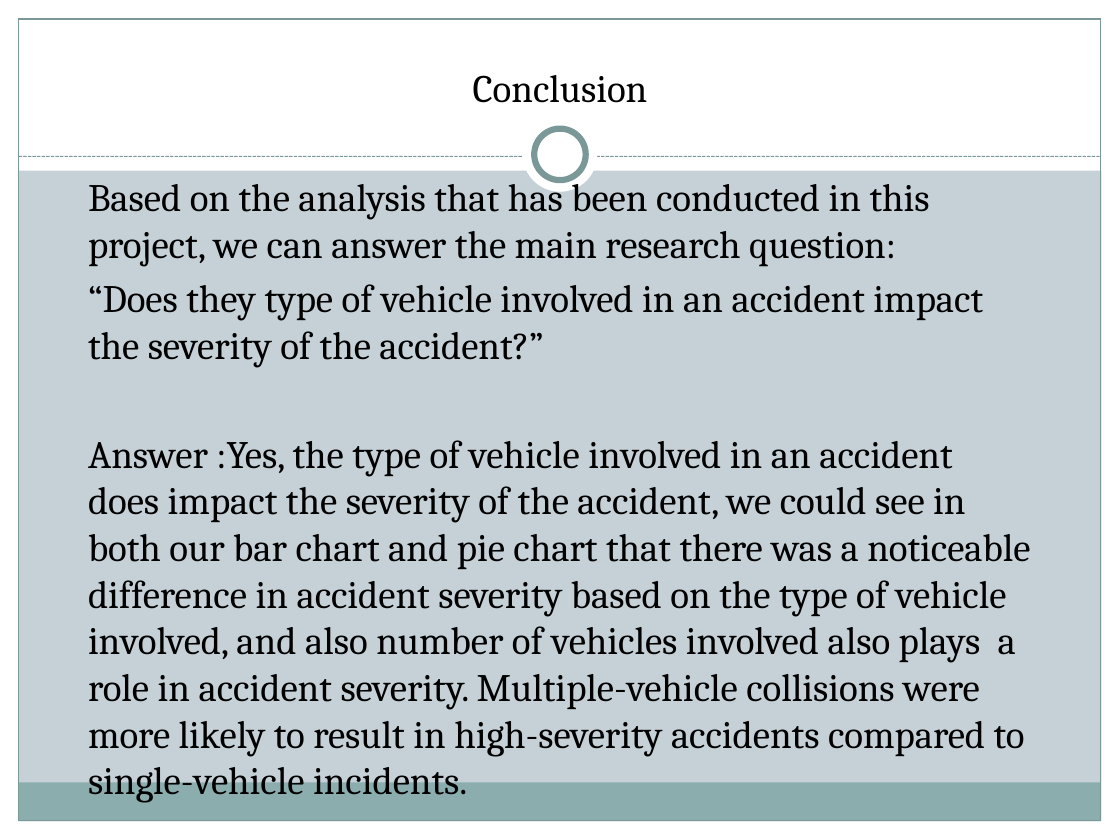
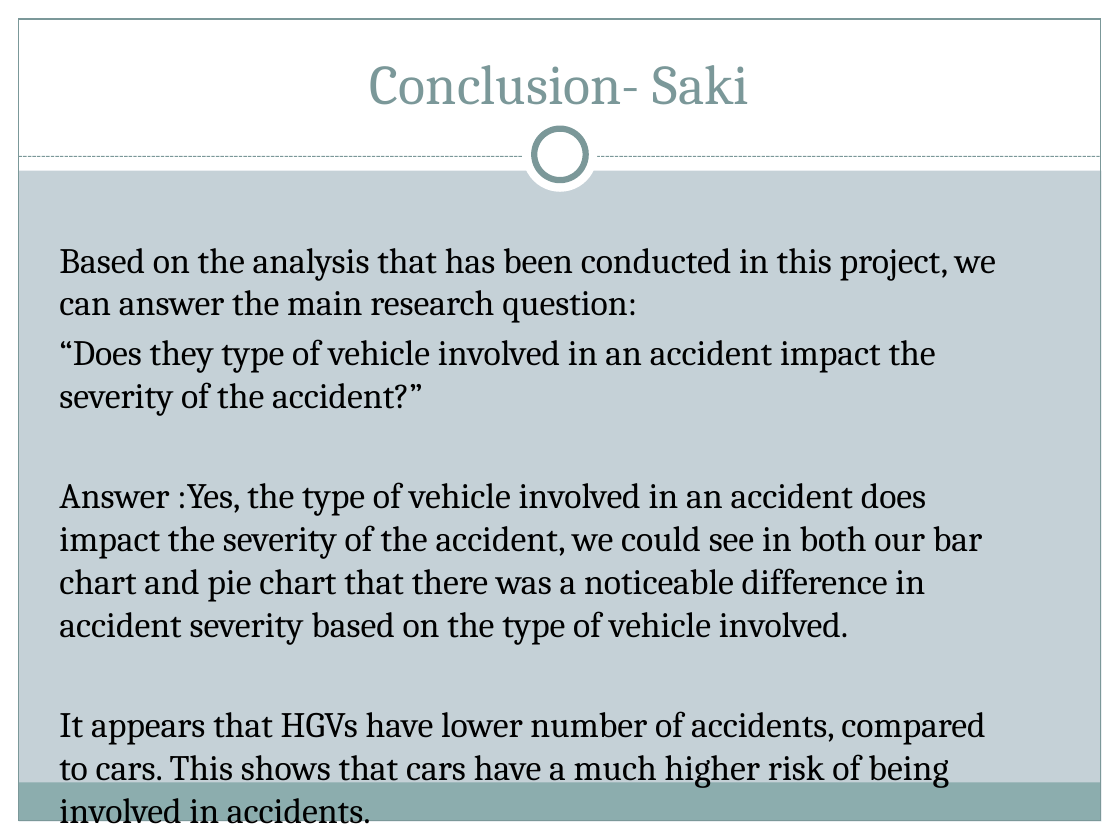
Before and after one commit to HabibR101/Project_1, a slide deck: slide 22 of Car Accidents Data Analysis.pptx. Drawn at 1120x840 pixels with LibreOffice and Linux fonts; fonts in the diff are those of the drawing. Boxes give left, top, right and bottom in pixels: in the first picture for what was removed or moved away, otherwise in the second. Text is boxed around its words. In the diff, an @@ line names an element or a change of style, - is before the commit and + after.

Commit message:
final_push_jo

```diff
--- a/Car Accidents Data Analysis.pptx
+++ b/Car Accidents Data Analysis.pptx
@@ title added at <box>370,65,750,105</box>, 36 pt, text #7C999A @@
+Conclusion- Saki
@@ text at <box>473,75,648,103</box>: paragraph removed @@
-Conclusion
@@ text "Based on the analysis that ...": place and size @@
-text "Based on the analysis that ..." at <box>88,75,1030,757</box>
+text "Based on the analysis that ..." at <box>59,248,996,788</box>
@@ text at <box>59,248,996,416</box>: size 25 to 22.9 pt in "Based on the analysis that has been ...", "“Does they type of vehicle involved in ..." @@
@@ text at <box>59,482,985,788</box>: text changed; size 25 to 22.9 pt @@
-Answer :Yes, the type of vehicle involved in an accident does impact the severity of the accident, we could see in both our bar chart and pie chart that there was a noticeable difference in accident severity based on the type of vehicle involved, and also number of vehicles involved also plays a role in accident severity. Multiple-vehicle collisions were more likely to result in high-severity accidents compared to single-vehicle incidents.
+Answer :Yes, the type of vehicle involved in an accident does impact the severity of the accident, we could see in both our bar chart and pie chart that there was a noticeable difference in accident severity based on the type of vehicle involved.
+It appears that HGVs have lower number of accidents, compared to cars. This shows that cars have a much higher risk of being involved in accidents.
```
Also in this commit, not shown: 6 other slides changed, 5 slides added.
